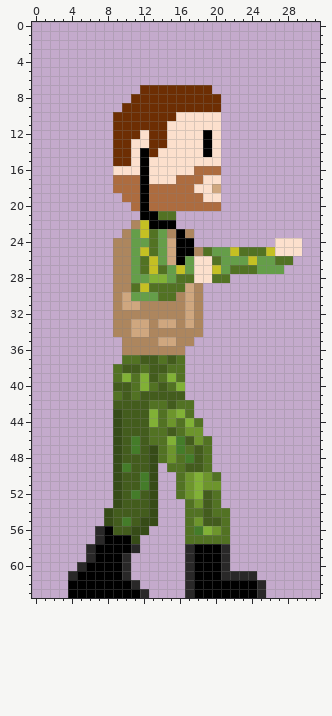
One commit to this pixel-art sprite: Caracter/Marche vers droite armer/6V.png. This is how it looked before the edit.
The file is 32x64 pixels. Pixels under 10% opacity are left out. Colours within 5 levels of each other are drawn and written as one. The old version is drawn lined up with the new one.
And afterwards:
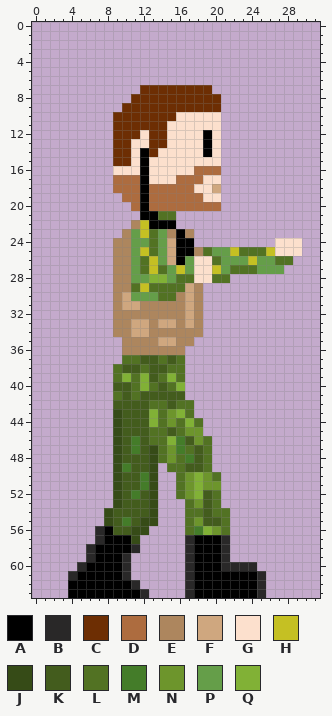
Palette (. is transparent): A #000000  B #292828  C #6d2e03  D #ad6c3f  E #ad865e  F #cfa77f  G #fce0cd  H #c5c023  J #364b17  K #435c1d  L #527223  M #447c29  N #6d952c  P #659e49  Q #81b136
Changes in this commit:
whole drawing moved by +1,+0 (the old picture is shown already moved)
The author changed colour B to colour A in row 61 at x 21 to 24.
The author changed colour L to colour A in row 57 at x 18 to 20.
Colour B now appears in row 60 at x 22 to 24; in row 61 at x 25.
The author changed colour L to colour B in row 57 at x 17 and 21.
Boxes around the changes in both pictures, in picture pixels (x1, y1, x2, y2):
changed: (185, 535, 266, 580)
